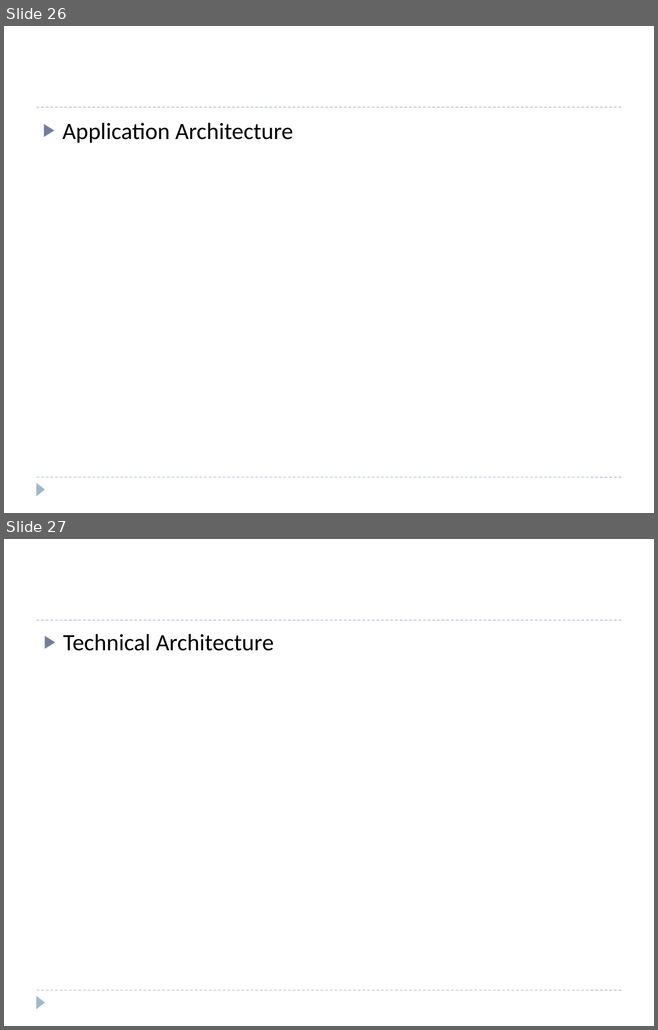
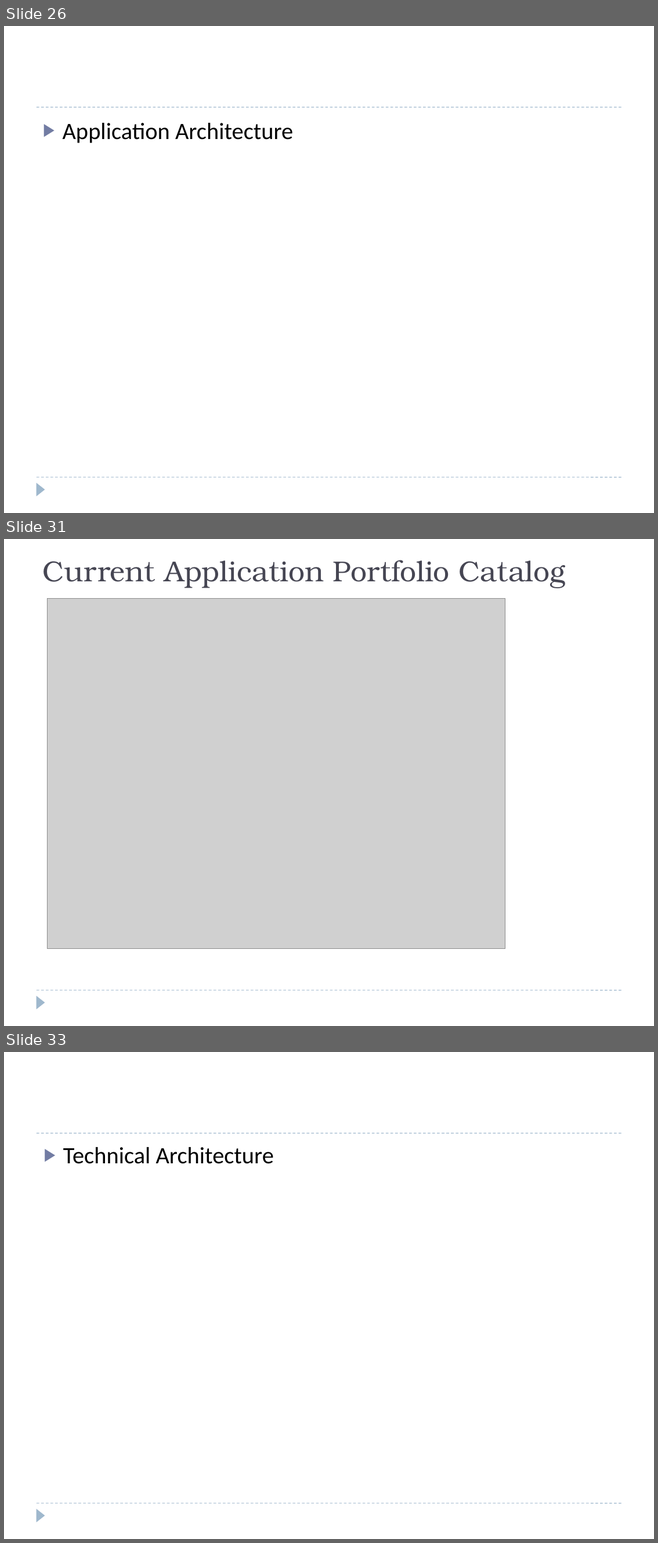
Before and after one commit to windieccf/t1-shipping, a slide deck: Enterprise Architech Presentation.pptx. Shown one above the other, each under a label of ours: slides 26 and 27 before the commit, slides 26, 31 and 33 after it; the slides between them are not shown. The pictures are 658x1030 and 658x1543 pixels, drawn with LibreOffice and Linux fonts; fonts in the diff are those of the drawing; grey boxes stand for pictures. Boxes give left, top, right and bottom in pixels: in the first picture for what was removed or moved away, otherwise in the second. Text is boxed around its words. In the diff, an @@ line names an element or a change of style, - is before the commit and + after.

```diff
--- a/Enterprise Architech Presentation.pptx
+++ b/Enterprise Architech Presentation.pptx
@@ slide 31 added at (4,539,654,1026), background #FFFFFF; not listed: 2 template elements that a slide beside it also shows @@
@@ text added at (43,560,565,588), 32 pt, text #464653 @@
+Current Application Portfolio Catalog
@@ picture added at (48,598,505,949) @@
@@ what was slide 27 is now slide 33 @@
```
Also in this commit, not shown: 5 other slides added.
